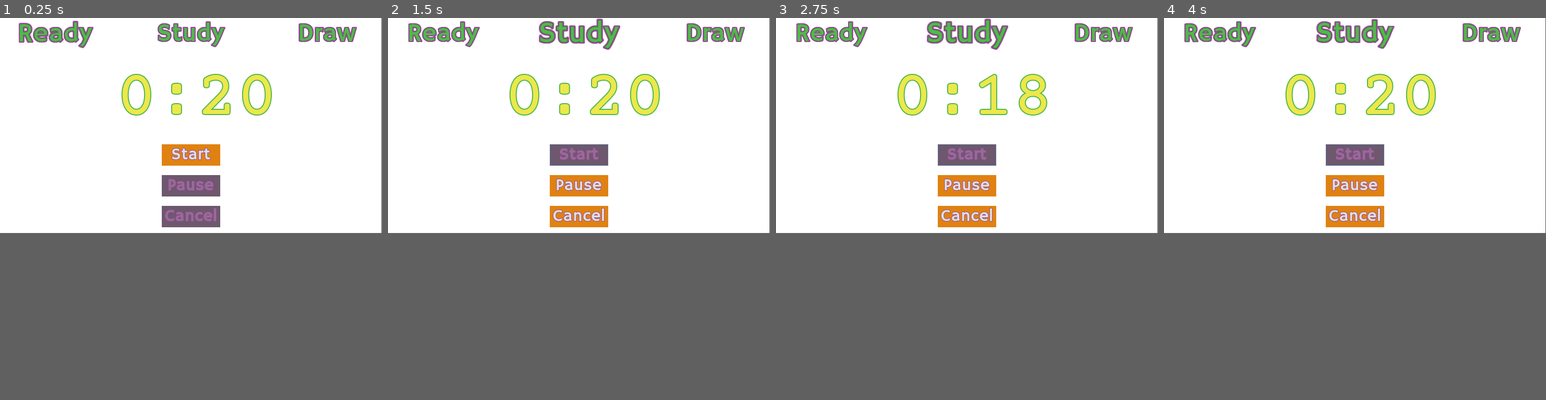
Above: before the commit, frames 1-4 (left to right).
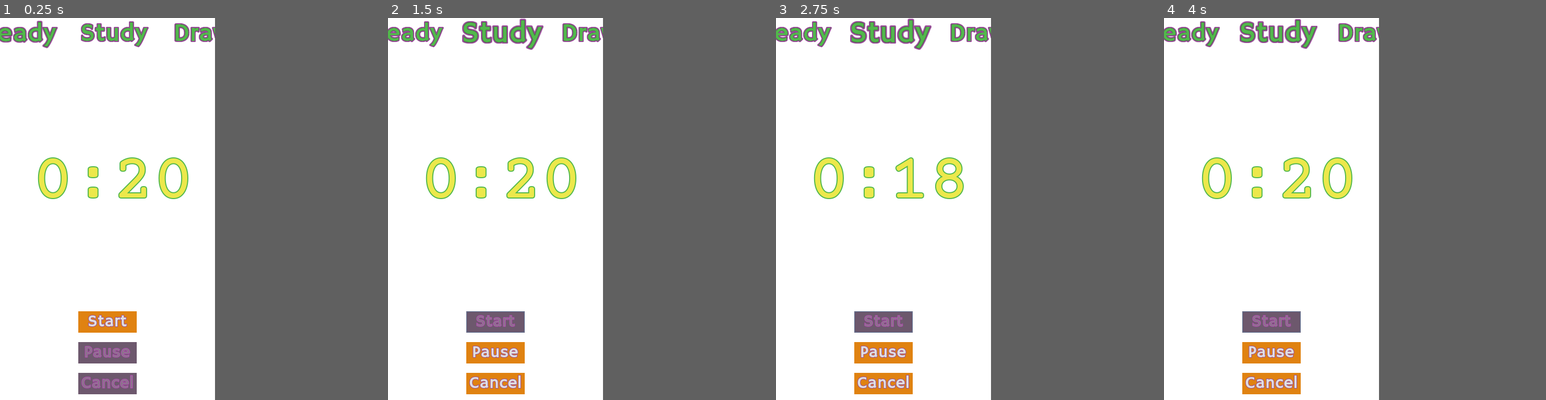
Above: after the commit, the same moments.

Repository: doctor-g/MonsDRAWsityTimer
Game: Godot game, scene res://src/MainScene.tscn
Same seed, same stepped clock (60 frames per second), same inputs: the game is played once before the commit and once after it.
Inputs:
- Up to frame 1 (0.25 s): no input
- Up to frame 2 (1.5 s): click "Start" at 0.5 s
- Up to frame 3 (2.75 s): tap Enter at 2 s
- Up to frame 4 (4 s): click "Cancel" at 2.75 s; click "Start" at 3.5 s
In our replay, the window is 732x412 before the commit and 412x732 after it. These sizes can differ from the game's own. Grey fills any space a smaller window leaves; there, only what the larger window draws over its background counts as a difference.

The runs differ from the first frame. In frame 1, 11% of the frame differs, in the area x 0-100%, y 0-99%; in frame 2, 11%; in frame 3, 11%; in frame 4, 11%.

Commit message:
Rotate screen and reduce audio latency

Diff:
--- a/project/project.godot
+++ b/project/project.godot
@@ -24,14 +24,18 @@
 run/main_scene="res://src/MainScene.tscn"
 config/icon="res://icon.png"
 
+[audio]
+
+output_latency.web=15
+
 [debug]
 
 gdscript/warnings/integer_division=false
 
 [display]
 
-window/size/width=732
-window/size/height=412
+window/size/width=412
+window/size/height=732
 window/stretch/mode="2d"
 window/stretch/aspect="keep"
 
--- a/project/src/MainScene.tscn
+++ b/project/src/MainScene.tscn
@@ -50,9 +50,13 @@
 "_edit_use_anchors_": false
 }
 
-[node name="ColorRect" type="ColorRect" parent="."]
-margin_right = 731.0
-margin_bottom = 414.0
+[node name="Background" type="ColorRect" parent="."]
+anchor_right = 1.0
+anchor_bottom = 1.0
+__meta__ = {
+"_edit_lock_": true,
+"_edit_use_anchors_": false
+}
 
 [node name="StartSound" type="AudioStreamPlayer" parent="."]
 stream = ExtResource( 6 )
@@ -73,7 +77,7 @@
 anchor_left = 0.0
 anchor_right = 0.0
 margin_left = 0.0
-margin_right = 210.0
+margin_right = 136.0
 rect_scale = Vector2( 1, 1 )
 size_flags_horizontal = 3
 text = "Ready"
@@ -81,8 +85,8 @@
 [node name="StudyLabel" parent="StatusRow" instance=ExtResource( 5 )]
 anchor_left = 0.0
 anchor_right = 0.0
-margin_left = 260.0
-margin_right = 471.0
+margin_left = 186.0
+margin_right = 314.0
 rect_scale = Vector2( 1, 1 )
 size_flags_horizontal = 3
 text = "Study"
@@ -90,8 +94,8 @@
 [node name="DrawLabel" parent="StatusRow" instance=ExtResource( 5 )]
 anchor_left = 0.0
 anchor_right = 0.0
-margin_left = 521.0
-margin_right = 732.0
+margin_left = 364.0
+margin_right = 476.0
 rect_scale = Vector2( 1, 1 )
 size_flags_horizontal = 3
 text = "Draw"
Not shown: 4 places in project/src/MainScene.tscn that only renumber resources
